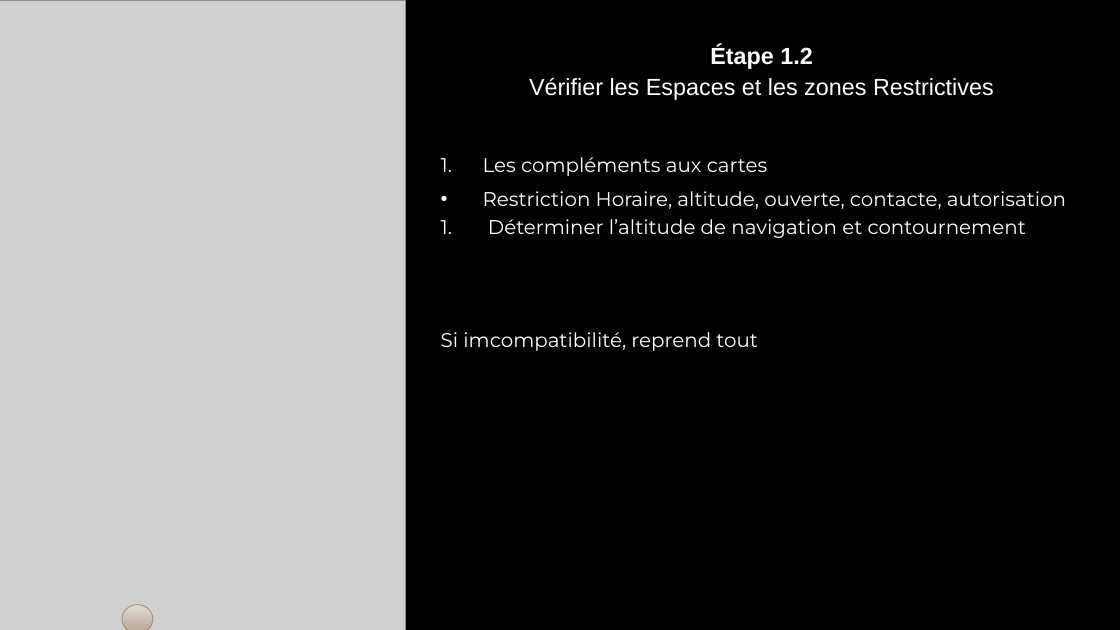
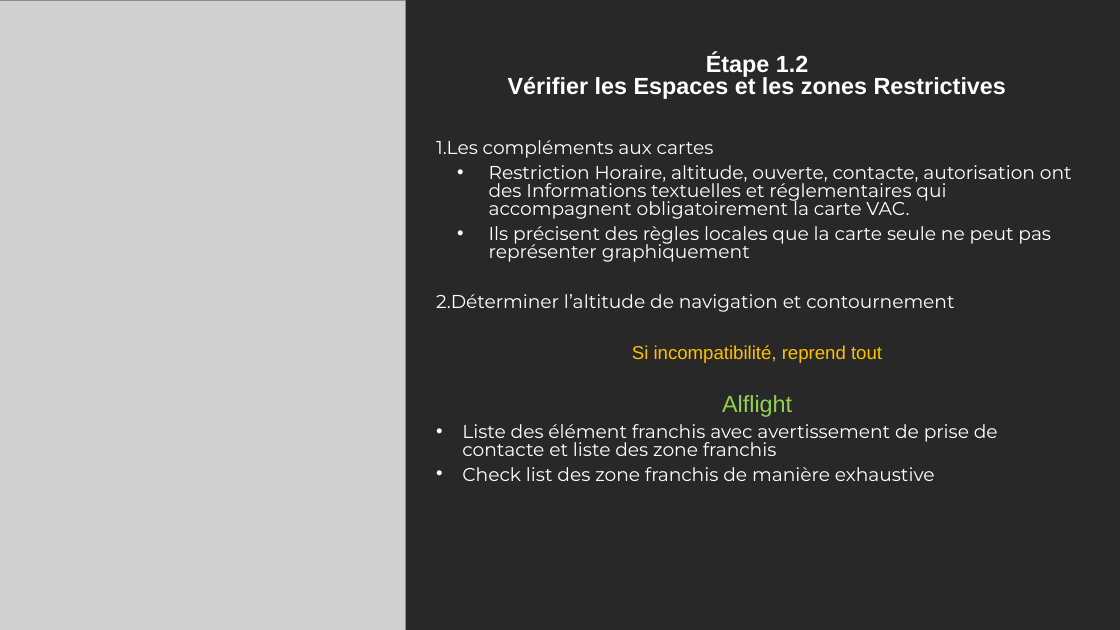
Before and after one commit to Ne0hermes/alflight, a slide deck: slide 4 of ALFlight_Presentation_Complete.pptx. Drawn at 1120x630 pixels with LibreOffice and Linux fonts; fonts in the diff are those of the drawing; grey boxes stand for pictures. Boxes give left, top, right and bottom in pixels: in the first picture for what was removed or moved away, otherwise in the second. Text is boxed around its words. In the diff, an @@ line names an element or a change of style, - is before the commit and + after.

```diff
--- a/ALFlight_Presentation_Complete.pptx
+++ b/ALFlight_Presentation_Complete.pptx
@@ background #000000 to #282828 @@
@@ text "Étape 1.2 Vérifier les Espaces ...": place and size @@
-text "Étape 1.2 Vérifier les Espaces ..." at (441, 45, 1066, 351)
+text "Étape 1.2 Vérifier les Espaces ..." at (436, 53, 1072, 481)
@@ text at (436, 53, 1006, 312): bold on in "Vérifier les Espaces et les zones Restrictives"; size 17 to 16 pt in "Les compléments aux cartes", "Déterminer l’altitude de navigation et contournement"; line spacing 1.1 to 0.8; indent changed; line spacing 0.9 to 0.8 @@
@@ text at (489, 165, 1072, 262): text changed; size 17 to 16 pt @@
-• Restriction Horaire, altitude, ouverte, contacte, autorisation
+  • Restriction Horaire, altitude, ouverte, contacte, autorisation ont des Informations textuelles et réglementaires qui accompagnent obligatoirement la carte VAC.
+  • Ils précisent des règles locales que la carte seule ne peut pas représenter graphiquement
@@ text at (462, 345, 998, 481): text changed; size 17 to 16 pt @@
-Si imcompatibilité, reprend tout
+Si incompatibilité, reprend tout
+Alflight
+• Liste des élément franchis avec avertissement de prise de contacte et liste des zone franchis
+• Check list des zone franchis de manière exhaustive
@@ ellipse removed at (122, 605, 153, 630) @@
```
Also in this commit, not shown: 28 other slides changed, 5 slides added, 1 slide removed, 34 other files.
